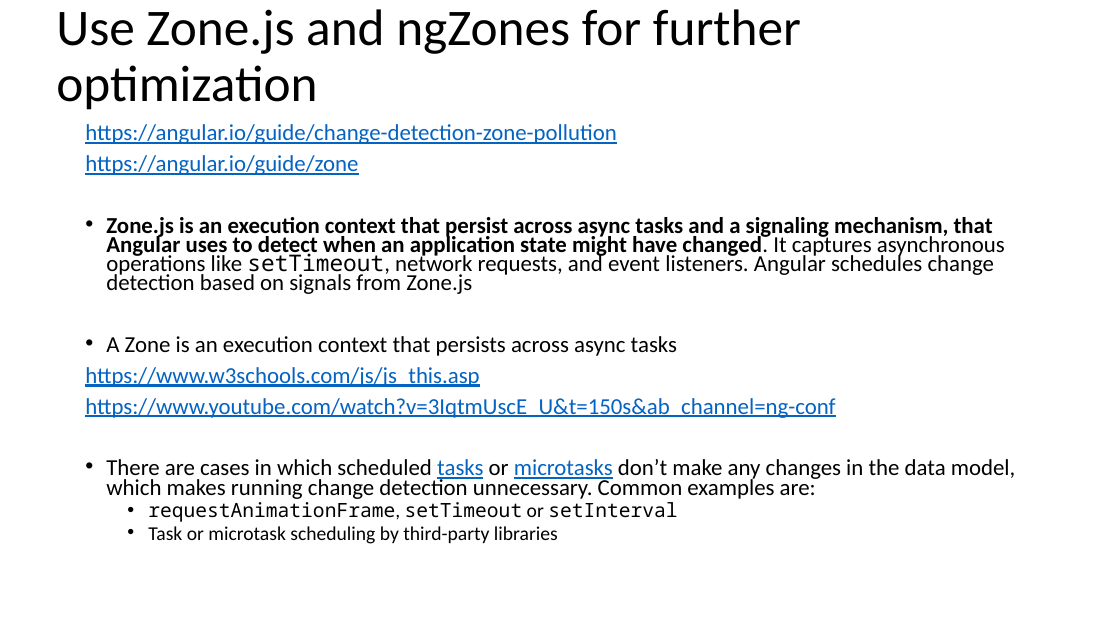
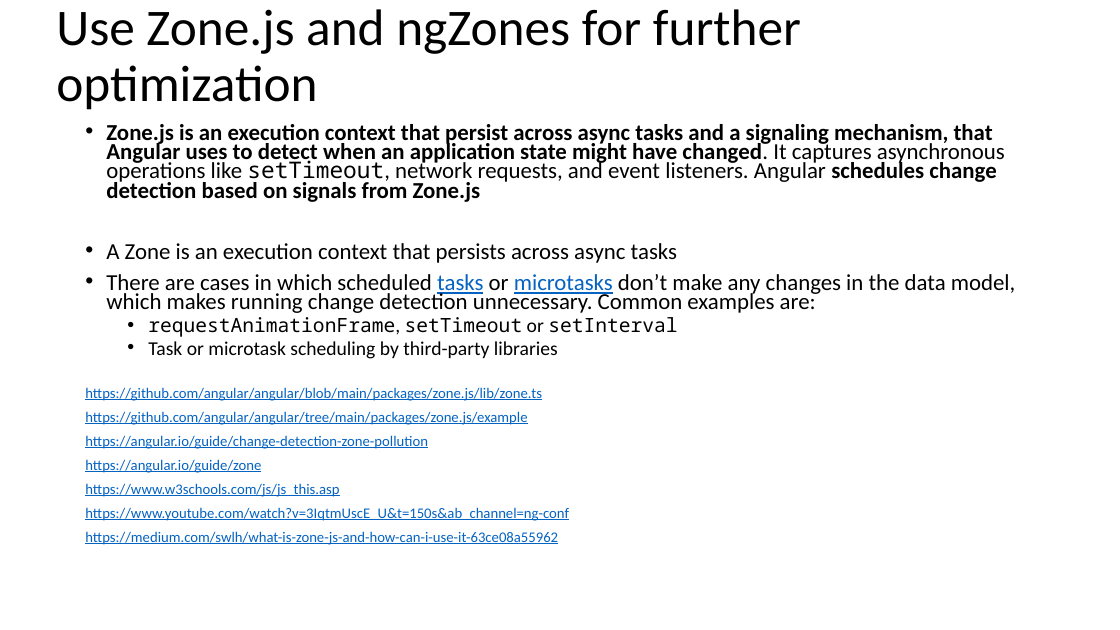
Before and after one commit to marius-oprea/onPush, a slide deck: slide 7 of presentation/Presentation.pptx (slide 6 before the commit). Drawn at 1120x630 pixels with LibreOffice and Linux fonts; fonts in the diff are those of the drawing. Boxes give left, top, right and bottom in pixels: in the first picture for what was removed or moved away, otherwise in the second. Text is boxed around its words. In the diff, an @@ line names an element or a change of style, - is before the commit and + after.

```diff
--- a/presentation/Presentation.pptx
+++ b/presentation/Presentation.pptx
@@ text at [85, 124, 616, 175]: paragraphs removed @@
-https://angular.io/guide/change-detection-zone-pollution
-https://angular.io/guide/zone
@@ text at [106, 124, 1005, 202]: bold on in "schedules change detection based on signals from ..." @@
@@ text at [85, 367, 835, 418]: paragraphs removed @@
-https://www.w3schools.com/js/js_this.asp
-https://www.youtube.com/watch?v=3IqtmUscE_U&t=150s&ab_channel=ng-conf
@@ text at [85, 387, 569, 545]: paragraphs added @@
+https://github.com/angular/angular/blob/main/packages/zone.js/lib/zone.ts
+https://github.com/angular/angular/tree/main/packages/zone.js/example
+https://angular.io/guide/change-detection-zone-pollution
+https://angular.io/guide/zone
+https://www.w3schools.com/js/js_this.asp
+https://www.youtube.com/watch?v=3IqtmUscE_U&t=150s&ab_channel=ng-conf
+https://medium.com/swlh/what-is-zone-js-and-how-can-i-use-it-63ce08a55962
```
Also in this commit, not shown: 3 other slides changed, 1 slide added, 6 other files.
